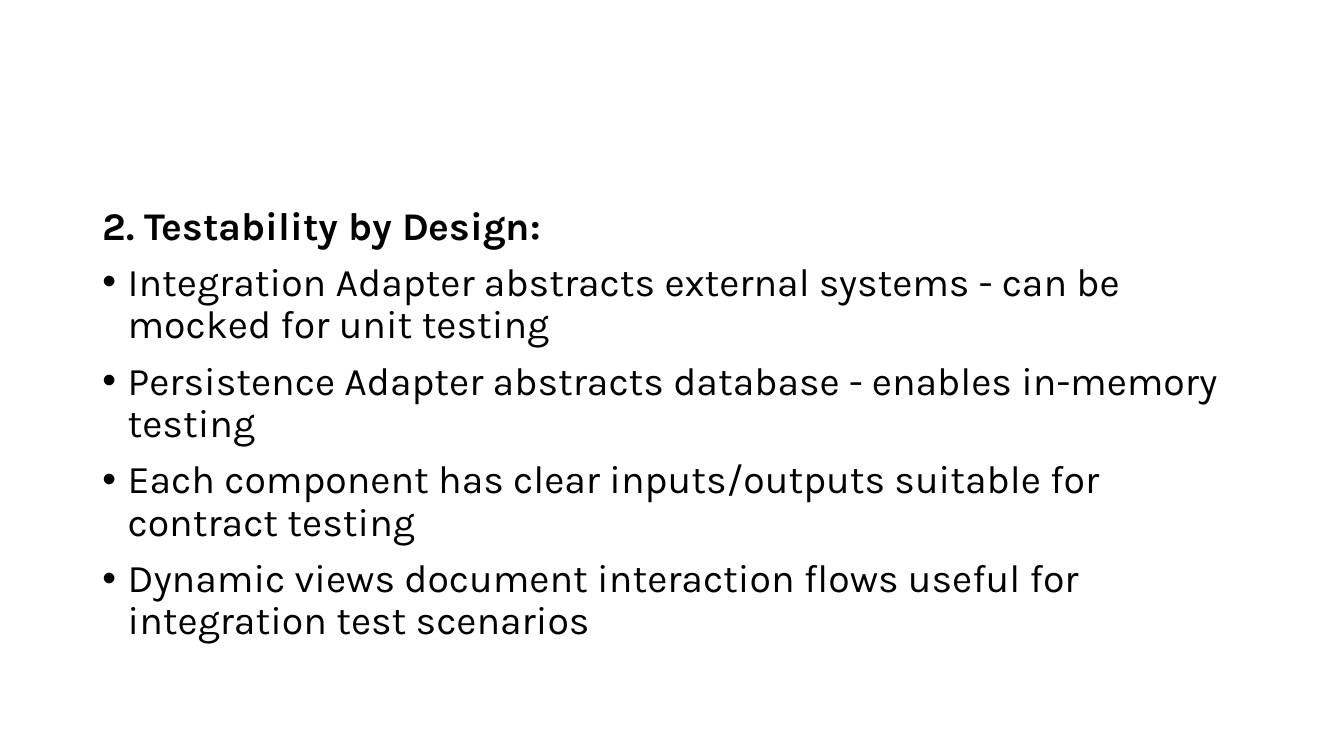
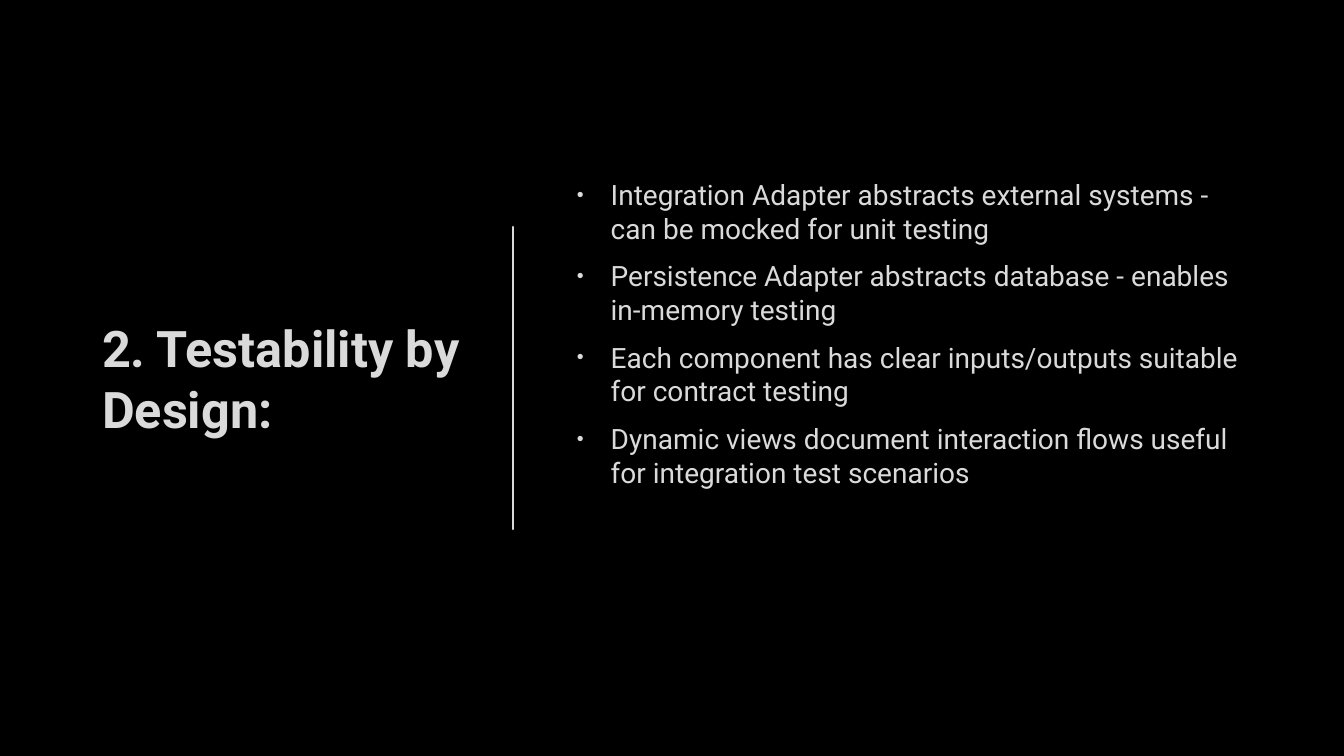
Before and after one commit to mayembe-martin/software_architecture_schedules, a slide deck: slide 11 of M2/Presentation_Qualities.pptx (slide 10 before the commit). Drawn at 1344x756 pixels with LibreOffice and Linux fonts; fonts in the diff are those of the drawing; background and template pictures are left out. Boxes give left, top, right and bottom in pixels: in the first picture for what was removed or moved away, otherwise in the second. Text is boxed around its words. In the diff, an @@ line names an element or a change of style, - is before the commit and + after.

```diff
--- a/M2/Presentation_Qualities.pptx
+++ b/M2/Presentation_Qualities.pptx
@@ background #FFFFFF to picture (left out) @@
@@ text "Integration Adapter abstracts external systems ...": place and size @@
-text "Integration Adapter abstracts external systems ..." at [102, 212, 1217, 644]
+text "Integration Adapter abstracts external systems ..." at [611, 184, 1238, 489]
@@ text "Integration Adapter abstracts external systems ..." at [611, 184, 1238, 489]: size 28 to 20 pt, font Karla to Roboto, text colour #000000 to #DADADA, letter outline none to #404040 0.75 pt; indent changed; line spacing 0.9 to 1; vertical alignment top to middle @@
@@ text at [102, 212, 541, 250]: paragraph removed @@
-2. Testability by Design:
@@ line added from (513, 227) to (513, 529), #DADADA 1.5 pt @@
@@ title added at [102, 329, 459, 439], 36 pt, text #DADADA, bold @@
+2. Testability by Design:
```
Also in this commit, not shown: 18 other slides changed, 4 slides added, 1 slide removed.
